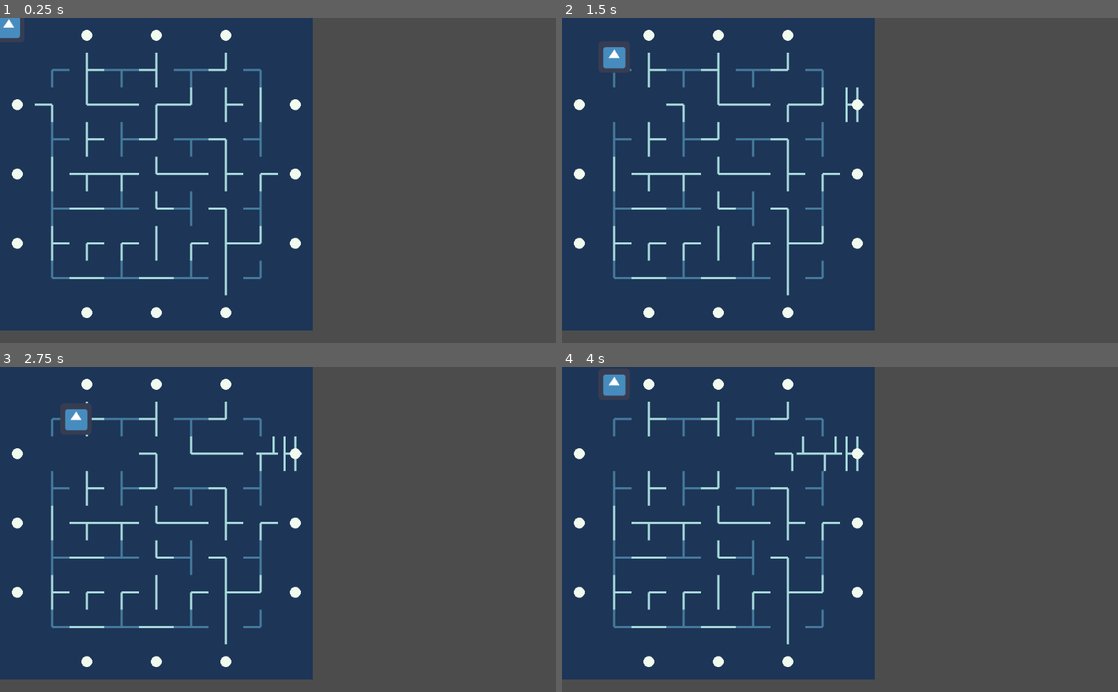
Above: before the commit, frames 1-4 (two rows, left to right).
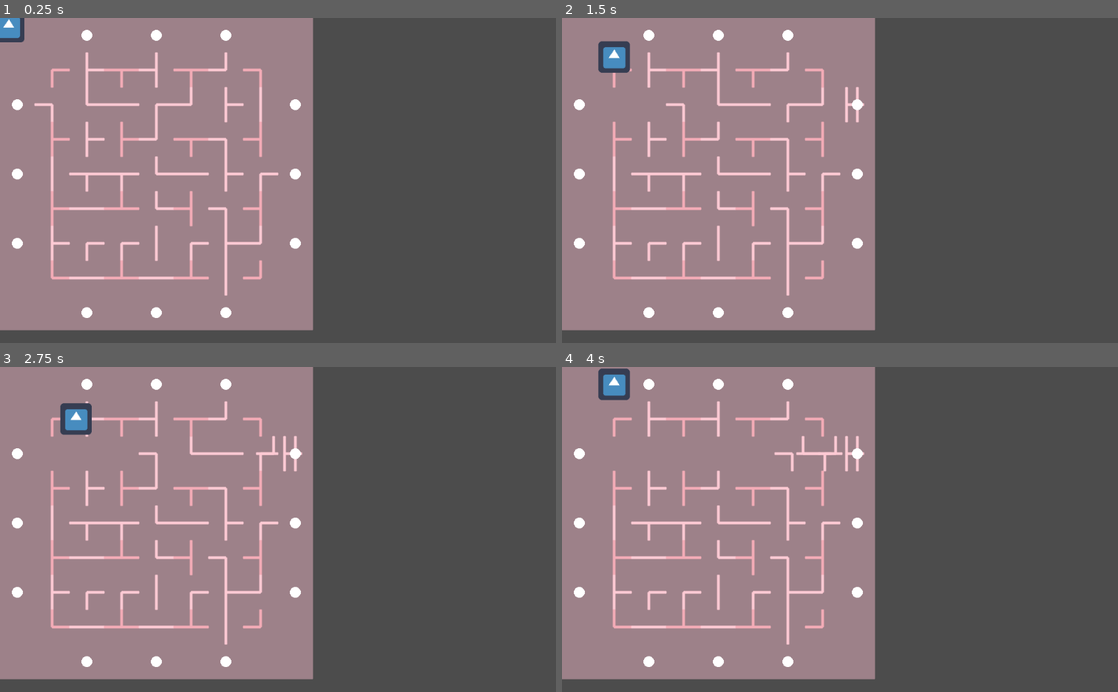
Above: after the commit, the same moments.

Repository: arran-nz/RapidRescue
Game: Godot game, scene res://Game.tscn
The game is run twice, just before and just after one commit, with the same random seed, the same clock (stepped at 60 frames per second) and the same inputs. The engine's default icon, where the game draws it, is replaced by a stand-in: a white triangle on a blue panel in a dark square.
Inputs (mouse positions are in pixels of both pictures, inside the frame that each line leads up to):
- Up to frame 1 (0.25 s): no input
- Up to frame 2 (1.5 s): tap Enter (ui_accept) at 0.5, 0.77 s; move the mouse to (962, 164) at 0.52 s; hold Right (ui_right) 0.53-1.28 s; click (962, 164) at 0.67 s; move the mouse to (728, 196) at 1.27 s; hold Down (ui_down) from 1.28 s (still down)
- Up to frame 3 (2.75 s): tap Enter (ui_accept) at 1.52 s; move the mouse to (333, 458) at 2.02 s; release Down (ui_down) at 2.03 s; hold Right (ui_right) from 2.03 s (still down)
- Up to frame 4 (4 s): tap Enter (ui_accept) at 2.75, 3.02, 3.77 s; move the mouse to (812, 594) at 2.77 s; release Right (ui_right) at 2.78 s; hold Up (ui_up) 2.78-3.53 s; click (812, 594) at 2.92 s; move the mouse to (1006, 578) at 3.52 s; hold Left (ui_left) from 3.53 s (still down)

The runs differ from the first frame. In frame 1, 53% of the frame differs, in the area x 0-57%, y 0-97%; in frame 2, 53%; in frame 3, 53%; in frame 4, 53%.

Commit message:
Add Signal for Path_Injectors

Diff:
--- a/MoveMaze/Game.tscn
+++ b/MoveMaze/Game.tscn
@@ -1,10 +1,11 @@
-[gd_scene load_steps=7 format=2]
+[gd_scene load_steps=8 format=2]
 
 [ext_resource path="res://Scripts/Grid.gd" type="Script" id=1]
 [ext_resource path="res://Objects/Path.tscn" type="PackedScene" id=2]
 [ext_resource path="res://Scripts/LineDrawer.gd" type="Script" id=3]
 [ext_resource path="res://Scripts/Block.gd" type="Script" id=4]
 [ext_resource path="res://icon.png" type="Texture" id=5]
+[ext_resource path="res://Objects/Path_Injector.tscn" type="PackedScene" id=6]
 
 [sub_resource type="RectangleShape2D" id=1]
 
@@ -61,3 +62,5 @@
 [node name="CollisionShape2D" type="CollisionShape2D" parent="Grid/Block" index="1"]
 
 shape = SubResource( 1 )
+
+[node name="PathInjector" parent="Grid" index="3" instance=ExtResource( 6 )]
--- a/MoveMaze/Objects/Path_Injector.tscn
+++ b/MoveMaze/Objects/Path_Injector.tscn
@@ -1,8 +1,23 @@
-[gd_scene load_steps=2 format=2]
+[gd_scene load_steps=3 format=2]
 
 [ext_resource path="res://Scripts/Path_Injector.gd" type="Script" id=1]
 
-[node name="Path_Injector" type="Node2D"]
+[sub_resource type="RectangleShape2D" id=1]
 
+custom_solver_bias = 0.0
+extents = Vector2( 10, 10 )
+
+[node name="PathInjector" type="Area2D"]
+
+input_pickable = true
+gravity_vec = Vector2( 0, 1 )
+gravity = 98.0
+linear_damp = 0.1
+angular_damp = 1.0
+audio_bus_override = false
+audio_bus_name = "Master"
 script = ExtResource( 1 )
-_sections_unfolded = [ "Transform" ]
+
+[node name="CollisionShape2D" type="CollisionShape2D" parent="." index="0"]
+
+shape = SubResource( 1 )
--- a/MoveMaze/Scripts/Grid.gd
+++ b/MoveMaze/Scripts/Grid.gd
@@ -31,6 +31,14 @@
 	_spawn_paths(tile_padding)
 	_spawn_injectors(tile_padding)
 
+func _injector_call(injector):
+	if injector.push_direction == DIRECTION['S'] \
+	or injector.push_direction == DIRECTION['N']:
+		_move_column(injector.index, injector.push_direction)
+	else:
+		_move_row(injector.index, injector.push_direction)
+	pass
+
 func _spawn_injectors(tile_padding):
 	pass
 
@@ -54,32 +62,38 @@
 		var temp_north_inj = obj_injector.instance()
 		temp_north_inj.position = map_to_world(n_index) + half_tile_size
 
+		temp_north_inj.init(DIRECTION['S'], x_i)
 		injectors.append(temp_north_inj)
 		add_child(temp_north_inj)
 
-		var s_index = Vector2(NW.x + x_i, SW.y + DIRECTION['S'].y)
+		var s_index = Vector2(NW.x + x_i, NW.y + (map_size.y - 1) + DIRECTION['S'].y)
 		var temp_south_inj = obj_injector.instance()
 		temp_south_inj.position = map_to_world(s_index) + half_tile_size
 
+		temp_south_inj.init(DIRECTION['N'], x_i)
 		injectors.append(temp_south_inj)
 		add_child(temp_south_inj)
 
 	#EAST AND WEST SIDES
 	for y_i in y_indices:
-
-		var e_index = Vector2(SW.x + (map_size.x - 1) + DIRECTION['E'].x, SW.y - y_i)
+		var e_index = Vector2(NW.x + (map_size.x - 1) + DIRECTION['E'].x, NW.y + y_i)
 		var temp_east_inj = obj_injector.instance()
 		temp_east_inj.position = map_to_world(e_index) + half_tile_size
 
+		temp_east_inj.init(DIRECTION['W'], y_i)
 		injectors.append(temp_east_inj)
 		add_child(temp_east_inj)
 
-		var w_index = Vector2(SW.x + DIRECTION['W'].x, SW.y - y_i)
+		var w_index = Vector2(NW.x + DIRECTION['W'].x, NW.y + y_i)
 		var temp_west_inj = obj_injector.instance()
 		temp_west_inj.position = map_to_world(w_index) + half_tile_size
 
+		temp_west_inj.init(DIRECTION['E'], y_i)
 		injectors.append(temp_west_inj)
 		add_child(temp_west_inj)
+
+	for inj in injectors:
+		inj.connect("click_action", self, "_injector_call")
 
 
 
@@ -120,18 +134,18 @@
 		var cell = path_cells[x][index]
 		if(!cell.Moveable):
 			print("EXC: CANT MOVE THIS ROW")
-
-		var target = get_next_cell_position(cell.position, dir)
-		cell.set_target(target)
+		else:
+			var target = get_next_cell_position(cell.position, dir)
+			cell.set_target(target)
 
 func _move_column(index, dir):
 	for y in range(map_size.y):
 		var cell = path_cells[index][y]
 		if(!cell.Moveable):
 			print("EXC: CANT MOVE THIS COLUMN")
-
-		var target = get_next_cell_position(cell.position, dir)
-		cell.set_target(target)
+		else:
+			var target = get_next_cell_position(cell.position, dir)
+			cell.set_target(target)
 
 func get_next_cell_position(pos, direction):
 	var g_pos = world_to_map(pos)
--- a/MoveMaze/Scripts/LineDrawer.gd
+++ b/MoveMaze/Scripts/LineDrawer.gd
@@ -10,12 +10,25 @@
 	'#a8dadc',
 	'#457b9d',
 	'#1d3557'
+	],
+
+	'Alt' :
+	[
+	'#d8e2dc',
+	'#ffffff',
+	'#ffcad4',
+	'#f4acb7',
+	'#9d8189'
 	]
 }
+
+var CURRENT_PALLETE = 'Alt'
 
 var LINE_WIDTH = 4
 var GRID_LINE = 1
 var CIRCLE_RADIUS = 10
+
+var _AA = true
 
 onready var grid_obj = get_parent()
 
@@ -30,26 +43,30 @@
 			Vector2(grid_obj.grid_size.x * grid_obj.tile_size.x,
 				grid_obj.grid_size.y * grid_obj.tile_size.y)
 				),
-		Palletes['Default'][4],
+		Palletes[CURRENT_PALLETE][4],
 		true)
 
 
 	for x in range(grid_obj.grid_size.x + 1):
 		var col_pos = x * grid_obj.tile_size.x
 		var limit = grid_obj.grid_size.y * grid_obj.tile_size.y
-		draw_line(Vector2(col_pos, 0), Vector2(col_pos, limit), Palletes['Default'][4], GRID_LINE)
+		draw_line(Vector2(col_pos, 0), Vector2(col_pos, limit), Palletes[CURRENT_PALLETE][4], GRID_LINE, _AA)
 
 	for y in range(grid_obj.grid_size.y + 1):
 		var row_pos = y * grid_obj.tile_size.y
 		var limit = grid_obj.grid_size.x * grid_obj.tile_size.x
-		draw_line(Vector2(0, row_pos), Vector2(limit, row_pos), Palletes['Default'][4], GRID_LINE)
+		draw_line(Vector2(0, row_pos), Vector2(limit, row_pos), Palletes[CURRENT_PALLETE][4], GRID_LINE, _AA)
 
 	draw_path()
 	draw_injectors()
 
 func draw_injectors():
 	for injector in grid_obj.injectors:
-		draw_circle(injector.position, CIRCLE_RADIUS, Palletes['Default'][1])
+		var current_color
+		if(injector.hot): current_color = Palletes[CURRENT_PALLETE][0]
+		else: current_color = Palletes[CURRENT_PALLETE][1]
+
+		draw_circle(injector.position, CIRCLE_RADIUS, current_color)
 
 func draw_path():
 	for x in range(grid_obj.map_size.x):
@@ -60,30 +77,34 @@
 				break
 
 			var current_color
-			if(item.Moveable): current_color = Palletes['Default'][2]
-			else: current_color = Palletes['Default'][3]
+			if(item.Moveable): current_color = Palletes[CURRENT_PALLETE][2]
+			else: current_color = Palletes[CURRENT_PALLETE][3]
 
 			if item.Connections['S']:
 				draw_line(
 					item.position,
 					item.position + Vector2(0, grid_obj.tile_size.y / 2),
 					current_color,
-					LINE_WIDTH)
+					LINE_WIDTH,
+					_AA)
 			if item.Connections['N']:
 				draw_line(
 					item.position,
 					item.position - Vector2(0, grid_obj.tile_size.y / 2),
 					current_color,
-					LINE_WIDTH)
+					LINE_WIDTH,
+					_AA)
 			if item.Connections['W']:
 				draw_line(
 					item.position,
 					item.position - Vector2(grid_obj.tile_size.x / 2, 0),
 					current_color,
-					LINE_WIDTH)
+					LINE_WIDTH,
+					_AA)
 			if item.Connections['E']:
 				draw_line(
 					item.position,
 					item.position + Vector2(grid_obj.tile_size.x / 2, 0),
 					current_color,
-					LINE_WIDTH)
+					LINE_WIDTH,
+					_AA)
--- a/MoveMaze/Scripts/Path.gd
+++ b/MoveMaze/Scripts/Path.gd
@@ -3,10 +3,15 @@
 var Connections
 var Moveable
 var Item
+# Index Relative to the playing board
 var Index
 
 var _target_pos
 var grid_obj
+
+const _SPEED = 10000
+# Target Threshold in Pixels
+const _TARGET_THRESHOLD = 2
 
 func _ready():
 	grid_obj = get_parent()
@@ -21,14 +26,13 @@
 
 func _process(delta):
 	if _target_pos != position:
-		_move_toward_target()
+		_move_toward_target(delta)
 
-func _move_toward_target():
+func _move_toward_target(delta):
+	var vel = (_target_pos - position).normalized() * _SPEED * delta
 
-	var vel = (_target_pos - position).normalized() * 200
-
-	if (_target_pos - position).length() > 5:
-		move_and_slide(vel)
+	if (_target_pos - position).length() > _TARGET_THRESHOLD:
+		move_and_slide(vel )
 	else:
 		position = _target_pos
 
--- a/MoveMaze/Scripts/Path_Injector.gd
+++ b/MoveMaze/Scripts/Path_Injector.gd
@@ -1,9 +1,20 @@
-extends Node2D
+extends Area2D
 
-func init():
+var hot
+
+signal click_action
+
+
+var push_direction
+var index
+
+func init(push_direction, index):
+	self.push_direction = push_direction
+	self.index = index
 	pass
 
-func _ready():
-	# Called when the node is added to the scene for the first time.
-	# Initialization here
+func _input_event(viewport, event, shape_idx):
+	if event.is_pressed():
+		emit_signal("click_action", self)
+
 	pass
